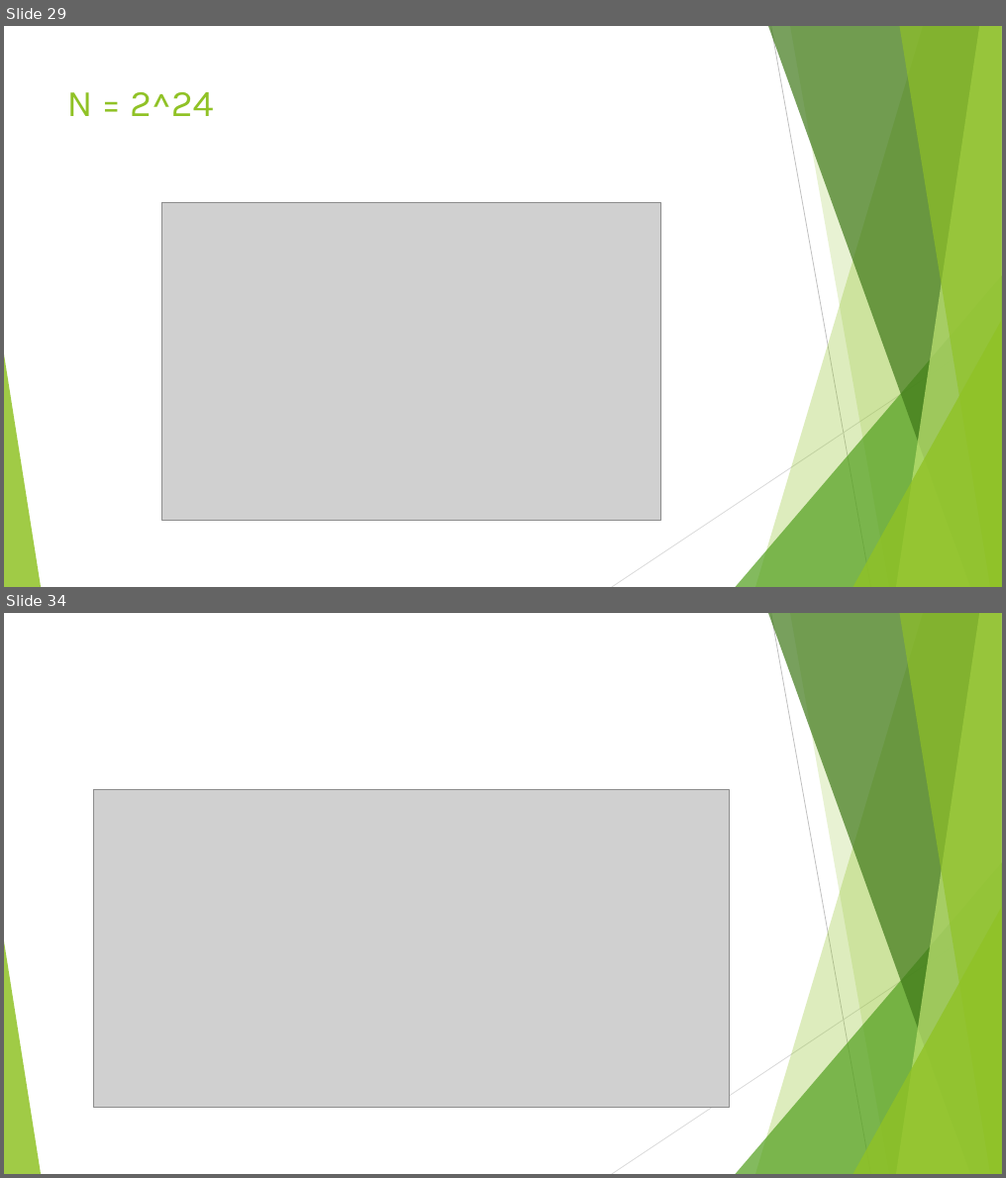
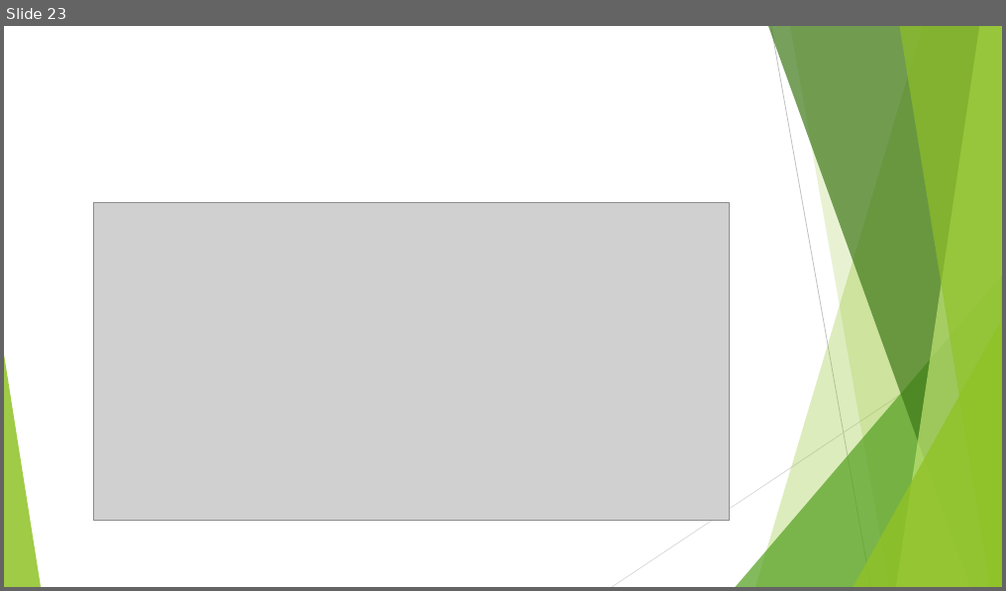
Before and after one commit to tranquanghuy097/GPU_Radix_Sort, a slide deck: 1512211-1412235.pptx. Shown one above the other, each under a label of ours: slides 29 and 34 before the commit, slide 23 after it; the slides between them are not shown. The pictures are 1006x1178 and 1006x591 pixels, drawn with LibreOffice and Linux fonts; fonts in the diff are those of the drawing; grey boxes stand for pictures. Boxes give left, top, right and bottom in pixels: in the first picture for what was removed or moved away, otherwise in the second. Text is boxed around its words. In the diff, an @@ line names an element or a change of style, - is before the commit and + after.

```diff
--- a/1512211-1412235.pptx
+++ b/1512211-1412235.pptx
@@ slide 29 removed at bbox=[4, 26, 1002, 587], background #FFFFFF; not listed: 10 template elements that a slide beside it also shows @@
@@ title removed at bbox=[67, 92, 214, 116] @@
-N = 2^24
@@ picture removed at bbox=[162, 202, 660, 520] @@
@@ what was slide 34 is now slide 23 @@
```
Also in this commit, not shown: 13 slides changed, 1 slide added, 11 other slides removed, 59 other files.
